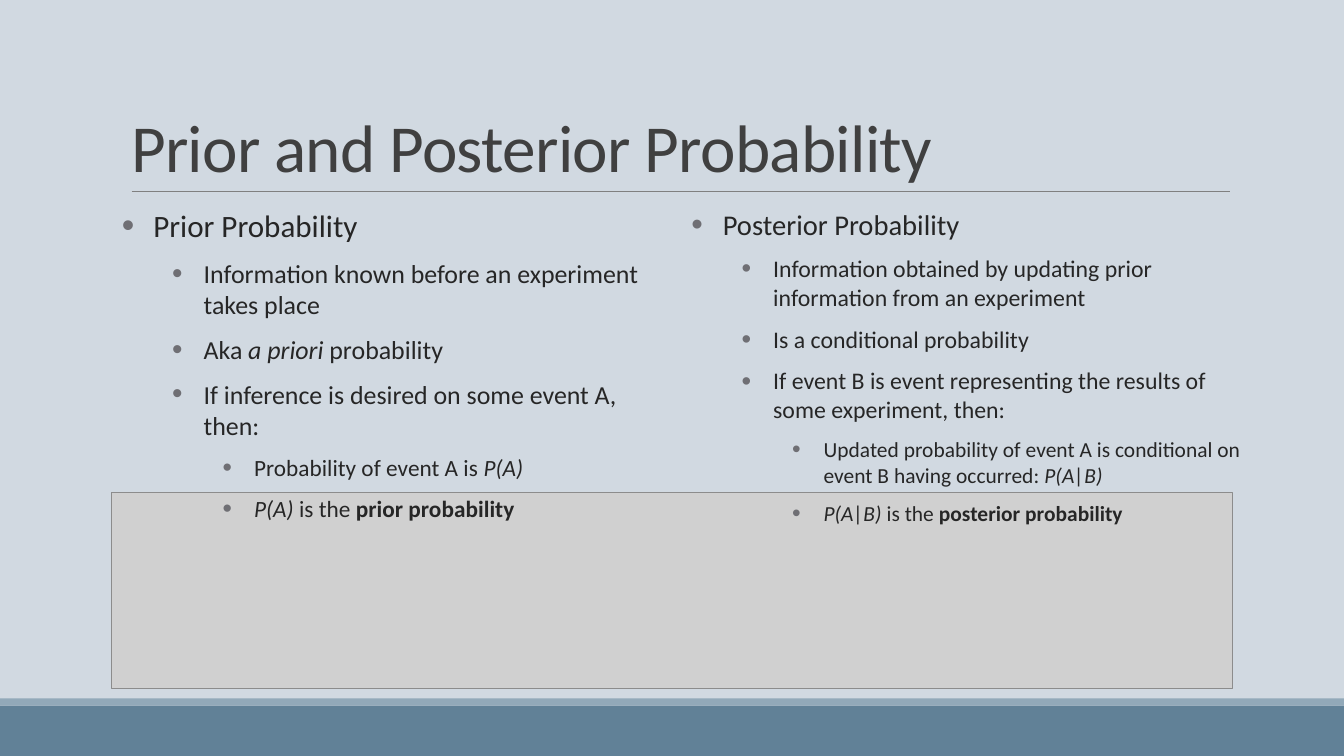
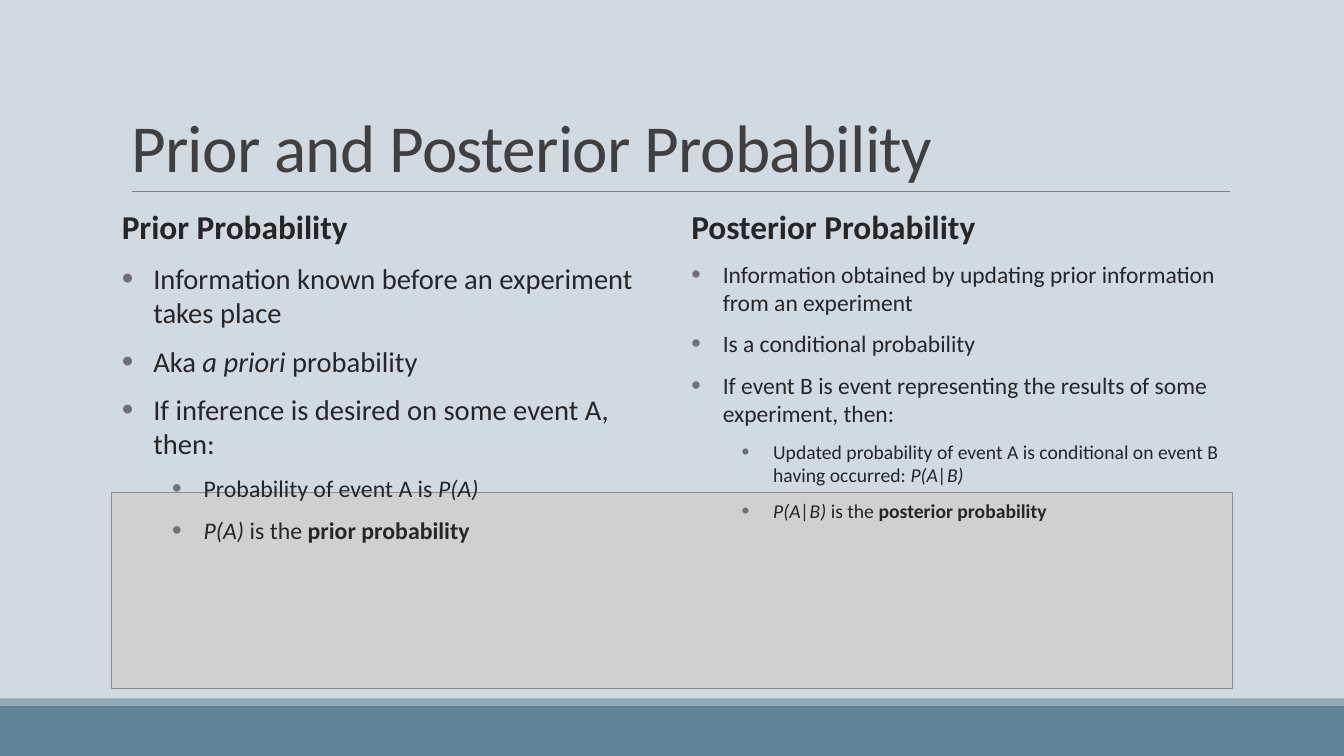
Before and after one commit to trmasher/Powerpoint_Informationals, a slide deck: slide 2 of Various Bayesian Probability Stuff.pptx. Drawn at 1344x756 pixels with LibreOffice and Linux fonts; fonts in the diff are those of the drawing; grey boxes stand for pictures. Boxes give left, top, right and bottom in pixels: in the first picture for what was removed or moved away, otherwise in the second. Text is boxed around its words. In the diff, an @@ line names an element or a change of style, - is before the commit and + after.

Commit message:
Added Sections
Added two sections, both explaining the book's notation for probabilities of random variables versus for events.

```diff
--- a/Various Bayesian Probability Stuff.pptx
+++ b/Various Bayesian Probability Stuff.pptx
@@ text "Prior Probability" at (x1=122, y1=215, x2=632, y2=543): size 22.2 to 23.8 pt, bold on in "Prior Probability"; size 18.5 to 20.4 pt in "Information known before an experiment takes place", "Aka a priori probability", "If inference is desired on some event ..."; size 16.6 to 17 pt in "Probability of event A is P(A)", "P(A) is the prior probability"; bullet • to none; list level 2 to 1 in "Information known before an experiment ..."; list level 2 to 1 in "Aka a priori probability"; list level 2 to 1 in "If inference is desired on ..."; list level 3 to 2 in "Probability of event A is ..."; list level 3 to 2 in "P(A) is the prior probability" @@
@@ text "Posterior Probability" at (x1=691, y1=215, x2=1218, y2=521): size 20.4 to 23.8 pt, bold on in "Posterior Probability"; size 17 to 16.8 pt in "Information obtained by updating prior information from ...", "Is a conditional probability", "If event B is event representing the ..."; size 15.3 to 14 pt in "Updated probability of event A is conditional ...", "P(A|B) is the posterior probability"; bullet • to none; list level 2 to 1 in "Information obtained by updating prior ..."; list level 2 to 1 in "Is a conditional probability"; list level 2 to 1 in "If event B is event ..."; list level 3 to 2 in "Updated probability of event A ..."; list level 3 to 2 in "P(A|B) is the posterior probability" @@
```
Also in this commit, not shown: 2 slides added.
